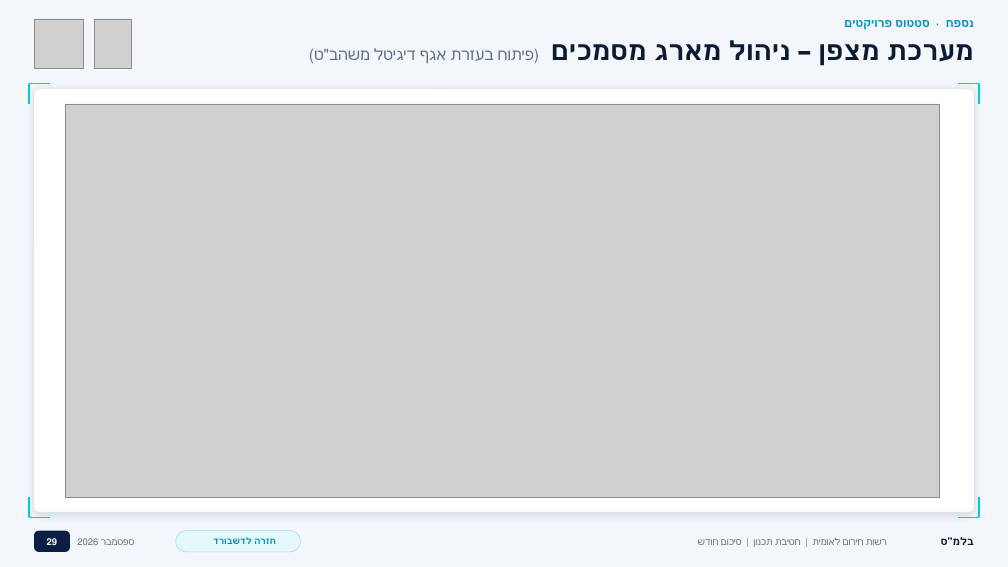
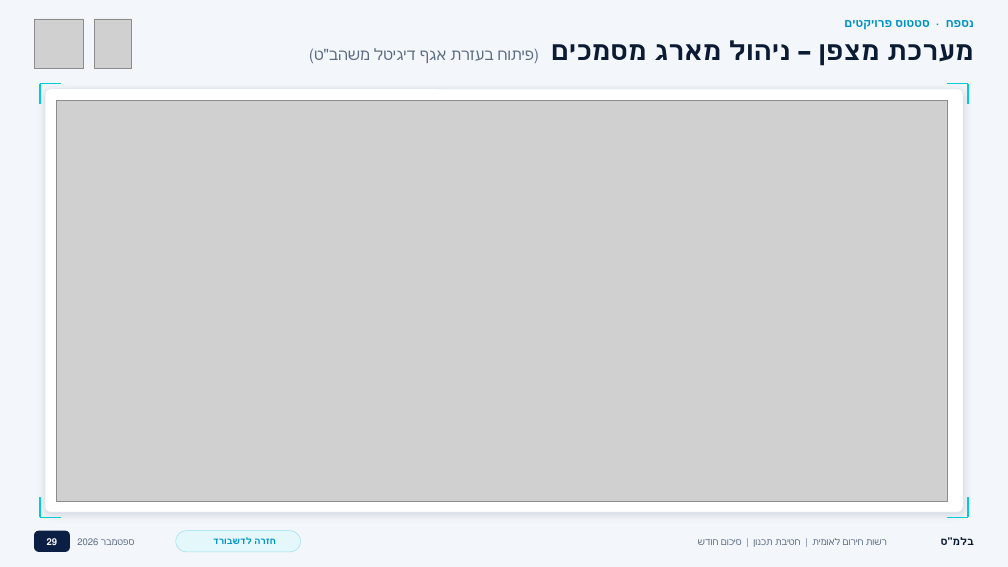
Before and after one commit to nimrodEDE/test, a slide deck: slide 29 of presentations/management-forum-2026-08-upgraded.pptx. Drawn at 1008x567 pixels with LibreOffice and Linux fonts; fonts in the diff are those of the drawing; grey boxes stand for pictures; background and template pictures are left out. Boxes give left, top, right and bottom in pixels: in the first picture for what was removed or moved away, otherwise in the second. Text is boxed around its words. In the diff, an @@ line names an element or a change of style, - is before the commit and + after.

```diff
--- a/presentations/management-forum-2026-08-upgraded.pptx
+++ b/presentations/management-forum-2026-08-upgraded.pptx
@@ rounded rectangle resized from (x1=34, y1=89, x2=974, y2=512) to (x1=45, y1=89, x2=963, y2=512) @@
@@ picture resized from (x1=65, y1=104, x2=939, y2=497) to (x1=56, y1=100, x2=948, y2=501) @@
@@ rounded rectangle moved from (x1=909, y1=469, x2=943, y2=492) to (x1=917, y1=472, x2=952, y2=496) @@
@@ 4 lines moved together from (x1=29, y1=84, x2=50, y2=517) to (x1=40, y1=84, x2=60, y2=517) @@
@@ 4 lines moved together from (x1=958, y1=84, x2=979, y2=517) to (x1=947, y1=84, x2=968, y2=517) @@
```
Also in this commit, not shown: 38 other slides changed.
